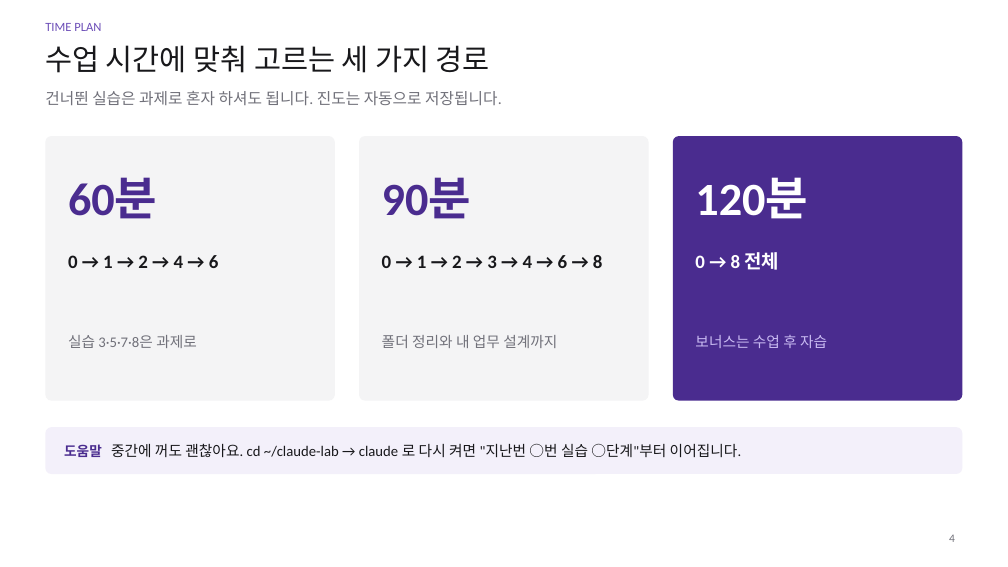
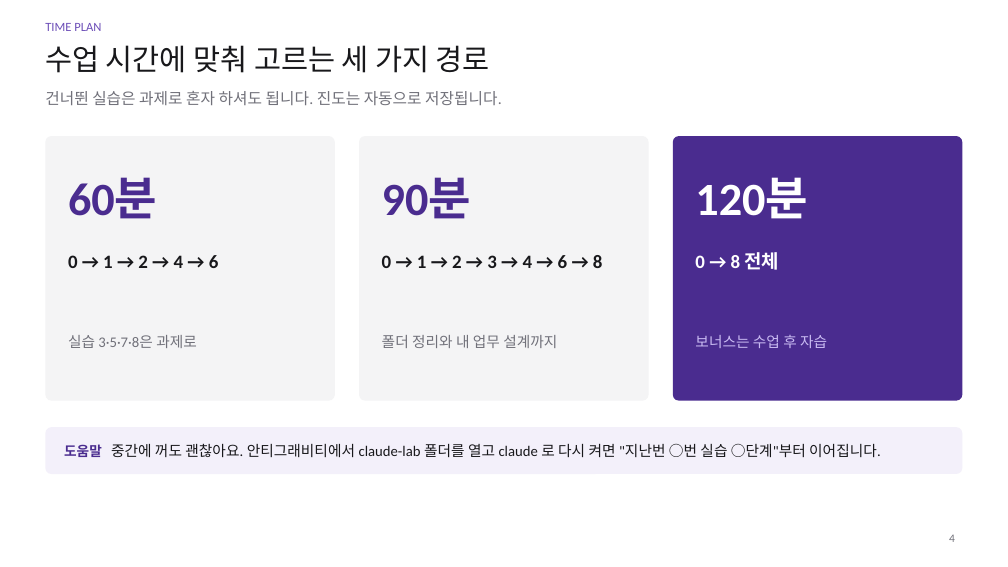
Before and after one commit to philosophyAIEDU/261107philosophy2, a slide deck: slide 4 of instructor/slides/클로드코드_실습실_진행슬라이드.pptx. Drawn at 1008x567 pixels with LibreOffice and Linux fonts; fonts in the diff are those of the drawing. Boxes give left, top, right and bottom in pixels: in the first picture for what was removed or moved away, otherwise in the second. Text is boxed around its words. In the diff, an @@ line names an element or a change of style, - is before the commit and + after.

```diff
--- a/instructor/slides/클로드코드_실습실_진행슬라이드.pptx
+++ b/instructor/slides/클로드코드_실습실_진행슬라이드.pptx
@@ text at [64, 443, 881, 457]: text changed @@
-도움말 중간에 꺼도 괜찮아요. cd ~/claude-lab → claude 로 다시 켜면 "지난번 ○번 실습 ○단계"부터 이어집니다.
+도움말 중간에 꺼도 괜찮아요. 안티그래비티에서 claude-lab 폴더를 열고 claude 로 다시 켜면 "지난번 ○번 실습 ○단계"부터 이어집니다.
```
Also in this commit, not shown: 4 other slides changed, 12 slides added, 2 slides removed.
